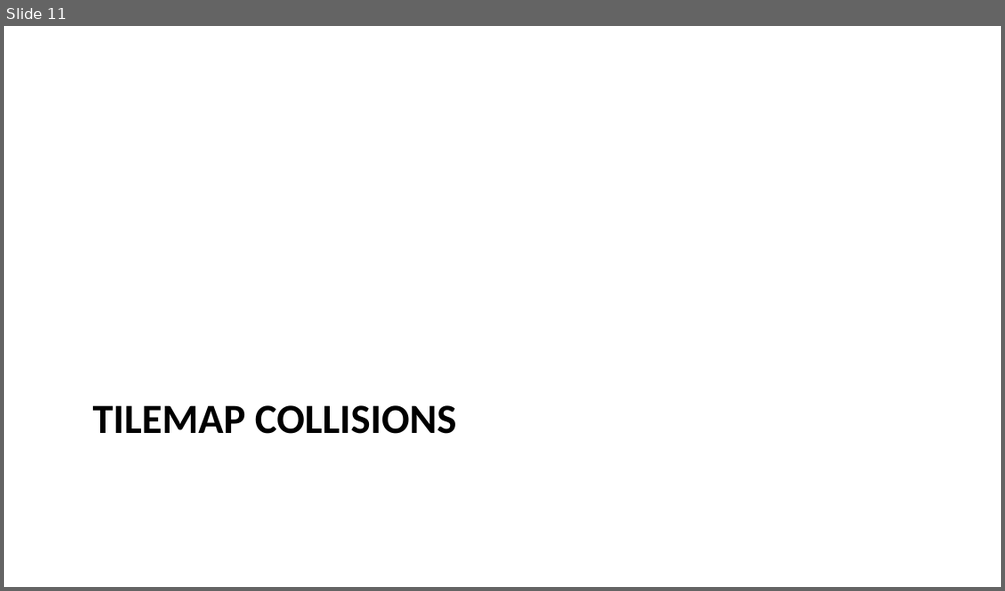
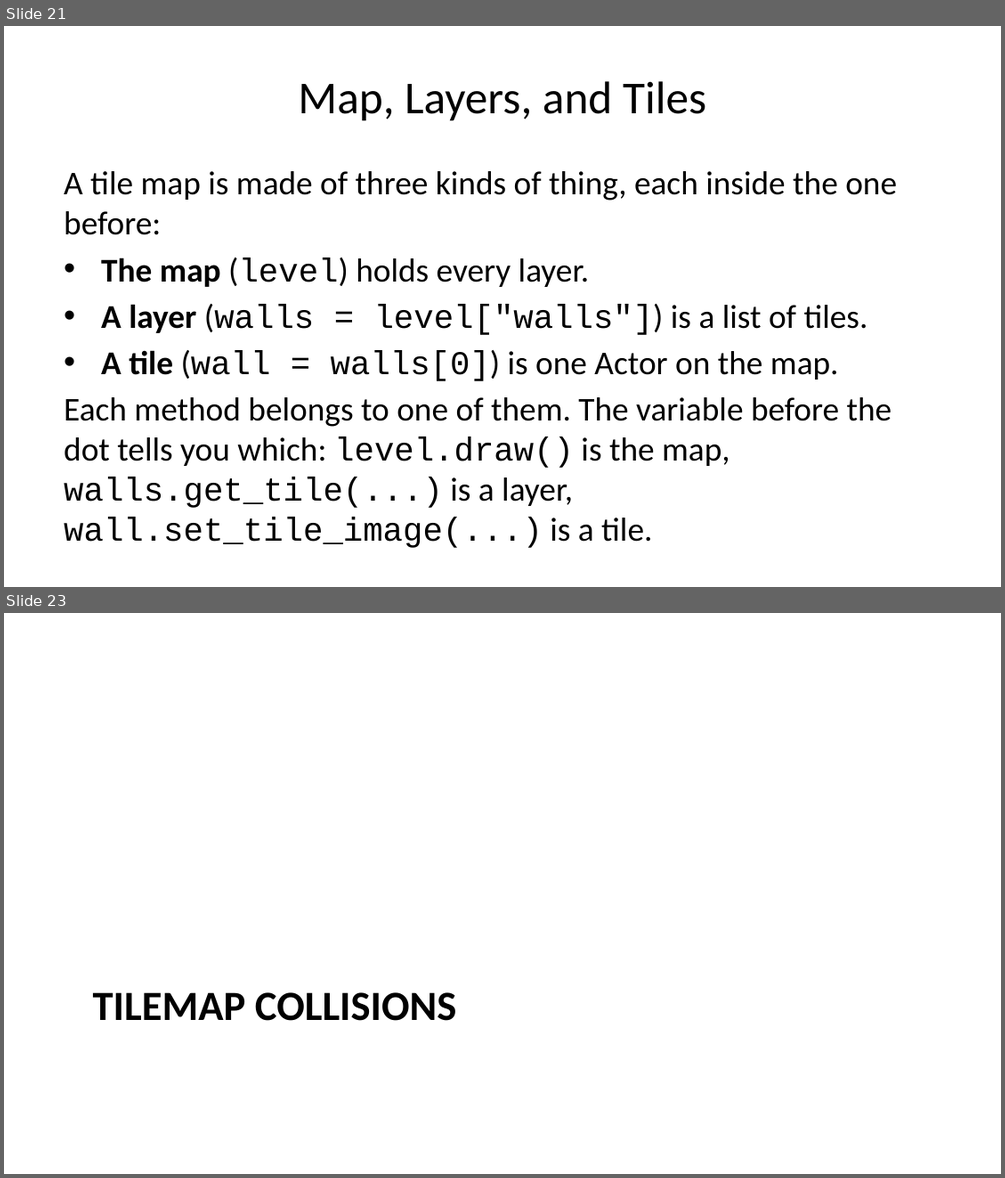
Before and after one commit to mjdargen/cs4040, a slide deck: course/u5m1/u5m1-slides.pptx. Shown one above the other, each under a label of ours: slide 11 before the commit, slides 21 and 23 after it; the slides between them are not shown. The pictures are 1005x591 and 1005x1178 pixels, drawn with LibreOffice and Linux fonts; fonts in the diff are those of the drawing. Boxes give left, top, right and bottom in pixels: in the first picture for what was removed or moved away, otherwise in the second. Text is boxed around its words. In the diff, an @@ line names an element or a change of style, - is before the commit and + after.

```diff
--- a/course/u5m1/u5m1-slides.pptx
+++ b/course/u5m1/u5m1-slides.pptx
@@ slide 21 added at [4,26,1001,587], background #FFFFFF @@
@@ title added at [298,81,706,121], 33 pt, text #000000 @@
+Map, Layers, and Tiles
@@ text added at [64,171,897,541], 24 pt, text #000000 @@
+A tile map is made of three kinds of thing, each inside the one before:
+• The map (level) holds every layer.
+• A layer (walls = level["walls"]) is a list of tiles.
+• A tile (wall = walls[0]) is one Actor on the map.
+Each method belongs to one of them. The variable before the dot tells you which: level.draw() is the map, walls.get_tile(...) is a layer, wall.set_tile_image(...) is a tile.
@@ what was slide 11 is now slide 23 @@
```
Also in this commit, not shown: 7 slides changed, 24 other slides added, 18 other files.
